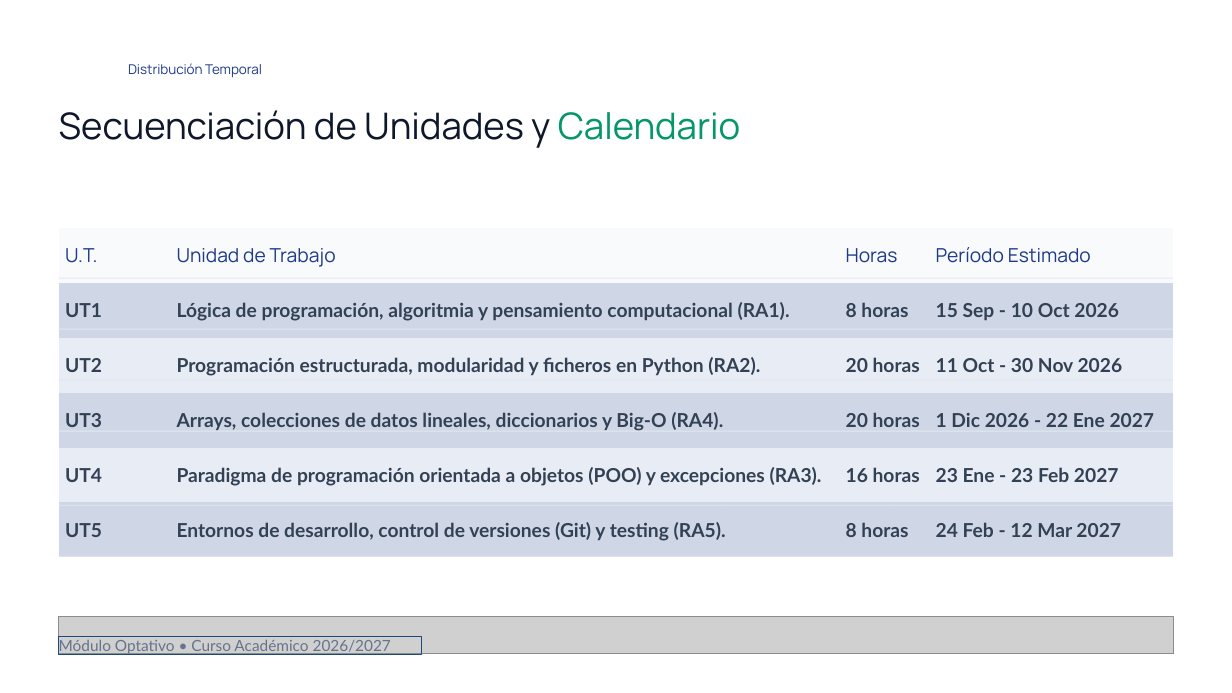
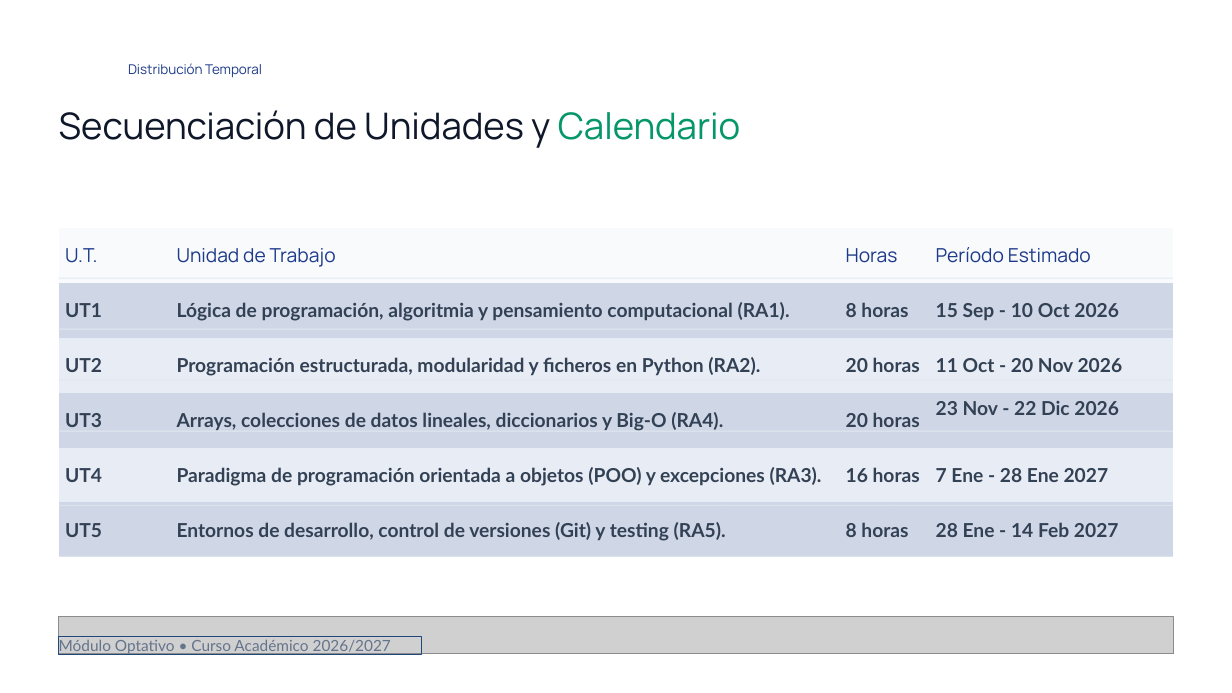
Before and after one commit to juansimonsanchez/html, a slide deck: slide 4 of ogs/OGS_Presentacion.pptx. Drawn at 1232x693 pixels with LibreOffice and Linux fonts; fonts in the diff are those of the drawing; grey boxes stand for pictures; background and template pictures are left out. Boxes give left, top, right and bottom in pixels: in the first picture for what was removed or moved away, otherwise in the second. Text is boxed around its words. In the diff, an @@ line names an element or a change of style, - is before the commit and + after.

```diff
--- a/ogs/OGS_Presentacion.pptx
+++ b/ogs/OGS_Presentacion.pptx
@@ table at (x1=59, y1=228, x2=1174, y2=545) @@
-row 3, column 4: 11 Oct - 30 Nov 2026
+row 3, column 4: 11 Oct - 20 Nov 2026
-row 4, column 4: 1 Dic 2026 - 22 Ene 2027
+row 4, column 4: 23 Nov - 22 Dic 2026
-row 5, column 4: 23 Ene - 23 Feb 2027
+row 5, column 4: 7 Ene - 28 Ene 2027
-row 6, column 4: 24 Feb - 12 Mar 2027
+row 6, column 4: 28 Ene - 14 Feb 2027
```
Also in this commit, not shown: 2 other slides changed, 1 other file.
